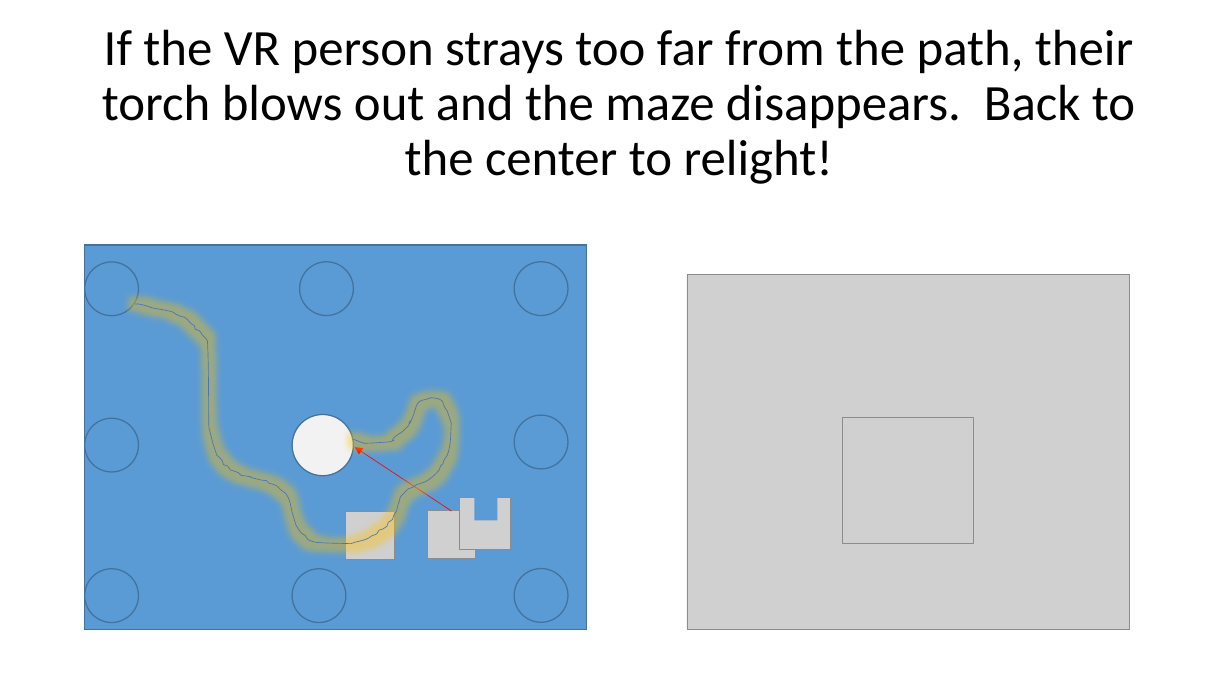
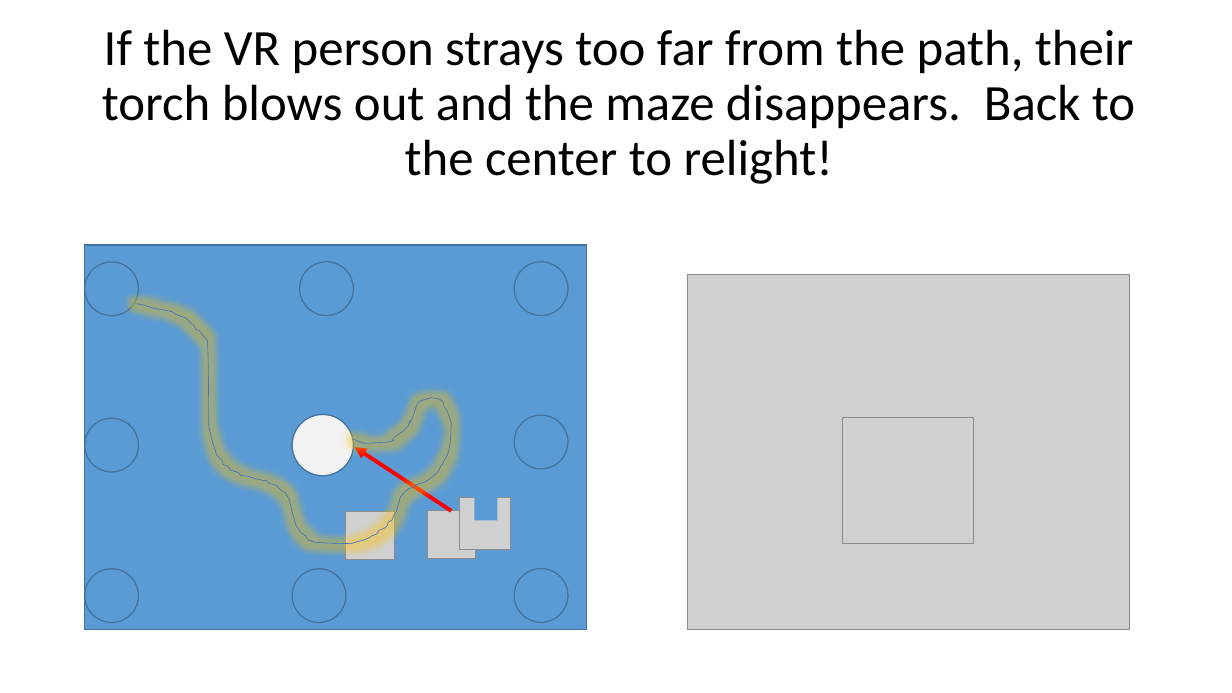
Before and after one commit to mmandel/8Nights2, a slide deck: slide 13 of docs/8NightsVRDesign.pptx (slide 11 before the commit). Drawn at 1232x693 pixels with LibreOffice and Linux fonts; fonts in the diff are those of the drawing; grey boxes stand for pictures. Boxes give left, top, right and bottom in pixels: in the first picture for what was removed or moved away, otherwise in the second. Text is boxed around its words. In the diff, an @@ line names an element or a change of style, - is before the commit and + after.

```diff
--- a/docs/8NightsVRDesign.pptx
+++ b/docs/8NightsVRDesign.pptx
@@ arrow (451, 511) - (355, 447): stroke #FF0000 0.5 pt to #FF0000 3 pt @@
```
Also in this commit, not shown: 3 other slides changed, 2 slides added, 1 other file.
